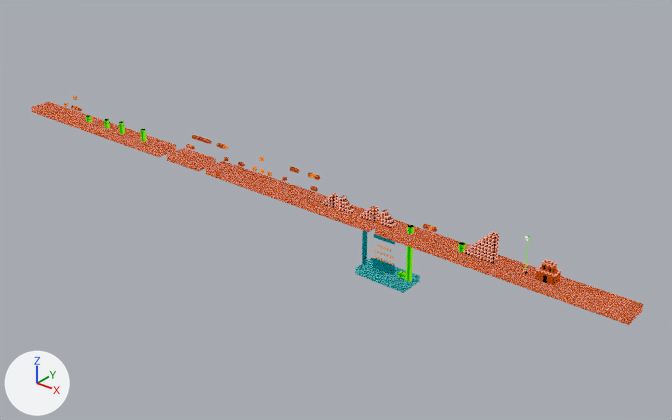
What one commit did to the Blender file public/assets/blender/mario_level_1.blend.
Rendered twice from a 50 mm lens placed at (233.0, -197.0, 121.0), pointed at (69.0, 7.0, -6.0). Lighting does not change. The marker at lower left points along +X, +Y and +Z.

Objects in the first picture: 'mesh', 'nes_bldg_smb11_zeimport_poly6_XSIPOLYCLS.flagblock_0', 'nes_bldg_smb11_zeimport_poly_XSIPOLYCLS.underground1_0'.
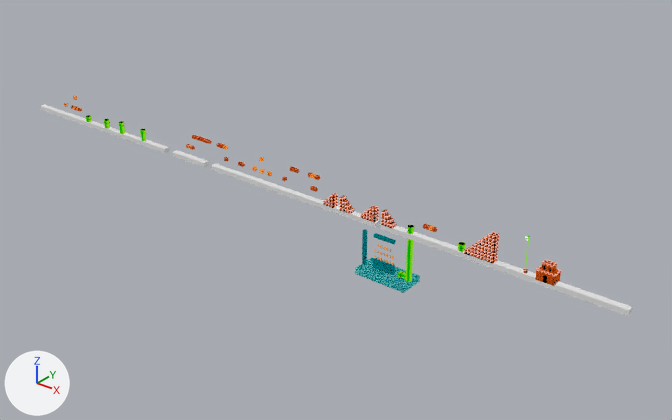
Boxes (x1, y1, x2, y2) around the edits, measured in the pictures (672 x 420 px):
'mesh', deleted: before (31, 102, 643, 325)
'Cube.004', added: after (381, 225, 633, 316)
'Cube.001', added: after (211, 164, 380, 228)
'Cube', added: after (40, 104, 169, 153)
'Cube.002', added: after (173, 150, 209, 167)

The change in detail:
Material 'Material.004' (mat_material_004) is new.
Its base color is (0.8, 0.8, 0.8) (white #e7e7e7).
Material 'Material.003' (mat_material_003) is new.
Its base color is (0.8, 0.8, 0.8) (white #e7e7e7).
Material 'Material.002' (mat_material_002) is new.
Its base color is (0.8, 0.8, 0.8) (white #e7e7e7).
Material 'Material.001' (mat_material_001) is new.
Its base color is (0.8, 0.8, 0.8) (white #e7e7e7).
Mesh me_cube_004 is new.
It is a box spanning x -9.5..9.5, y -1.7..1.7, z -0.8..0.8.
It uses material mat_material_004 (its picture is missing).
Mesh me_cube_002 is new.
It is a box spanning x -9.5..9.5, y -1.7..1.7, z -0.8..0.8.
It uses material mat_material_003 (its picture is missing).
Mesh me_cube_001 is new.
It is a box spanning x -9.5..9.5, y -1.7..1.7, z -0.8..0.8.
It uses material mat_material_002 (its picture is missing).
Mesh me_cube is new.
It is a box spanning x -9.5..9.5, y -1.7..1.7, z -0.8..0.8.
It uses material mat_material_001 (its picture is missing).
Object 'mesh' (ob_mesh) is deleted.
Object 'Cube.004' (ob_cube_004) is new; it shows me_cube_004.
Its location is (132.1, -3.9, 1.3).
Its rotation in degrees is (-180, 0, 0).
Its scale is (3.85, 0.618, 1.0).
Object 'Cube.002' (ob_cube_002) is new; it shows me_cube_002.
Its location is (16.7, -4.0, 1.3).
Its rotation in degrees is (-180, 0, 0).
Its scale is (0.791, 0.618, 1.0).
Object 'Cube.001' (ob_cube_001) is new; it shows me_cube_001.
Its location is (60.5, -3.9, 1.2).
Its rotation in degrees is (-180, 0, 0).
Its scale is (3.47, 0.618, 1.0).
Object 'Cube' (ob_cube) is new; it shows me_cube.
Its location is (-29.7, -4.0, 1.4).
Its rotation in degrees is (-180, 0, 0).
Its scale is (3.65, 0.618, 1.0).
